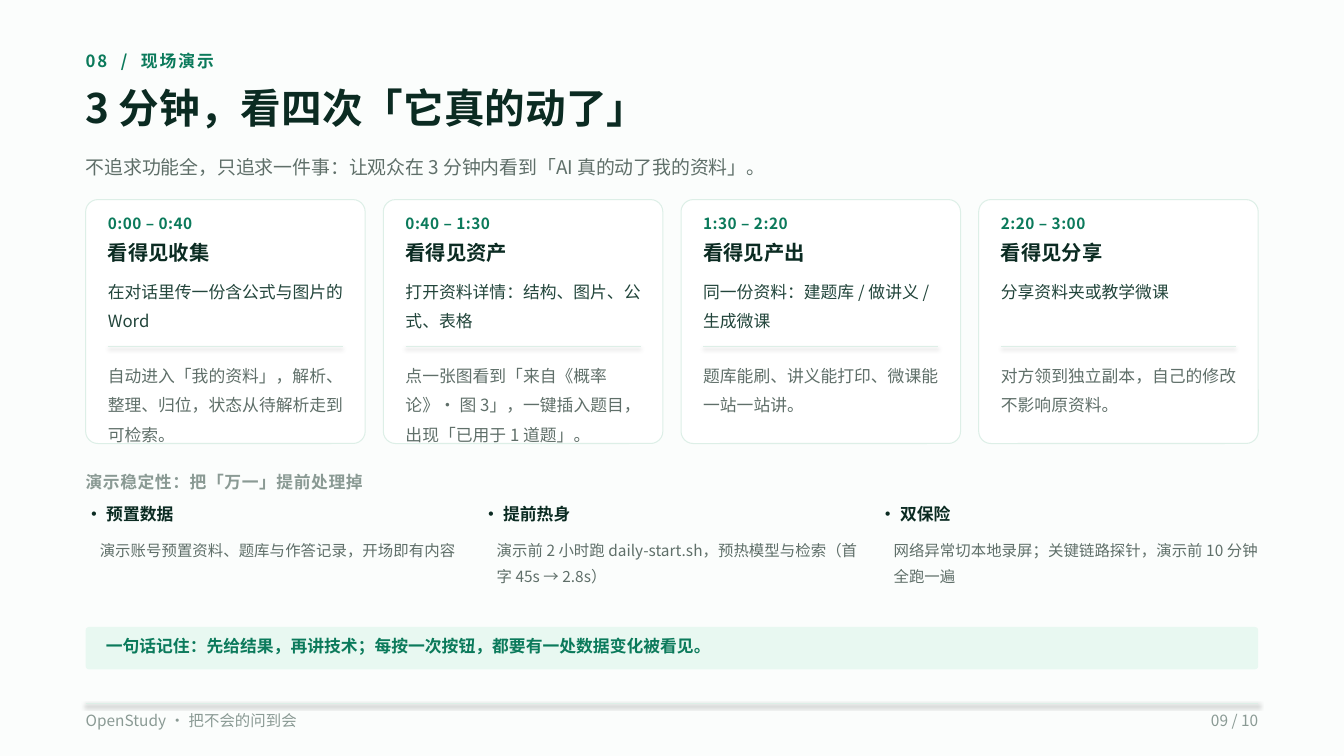
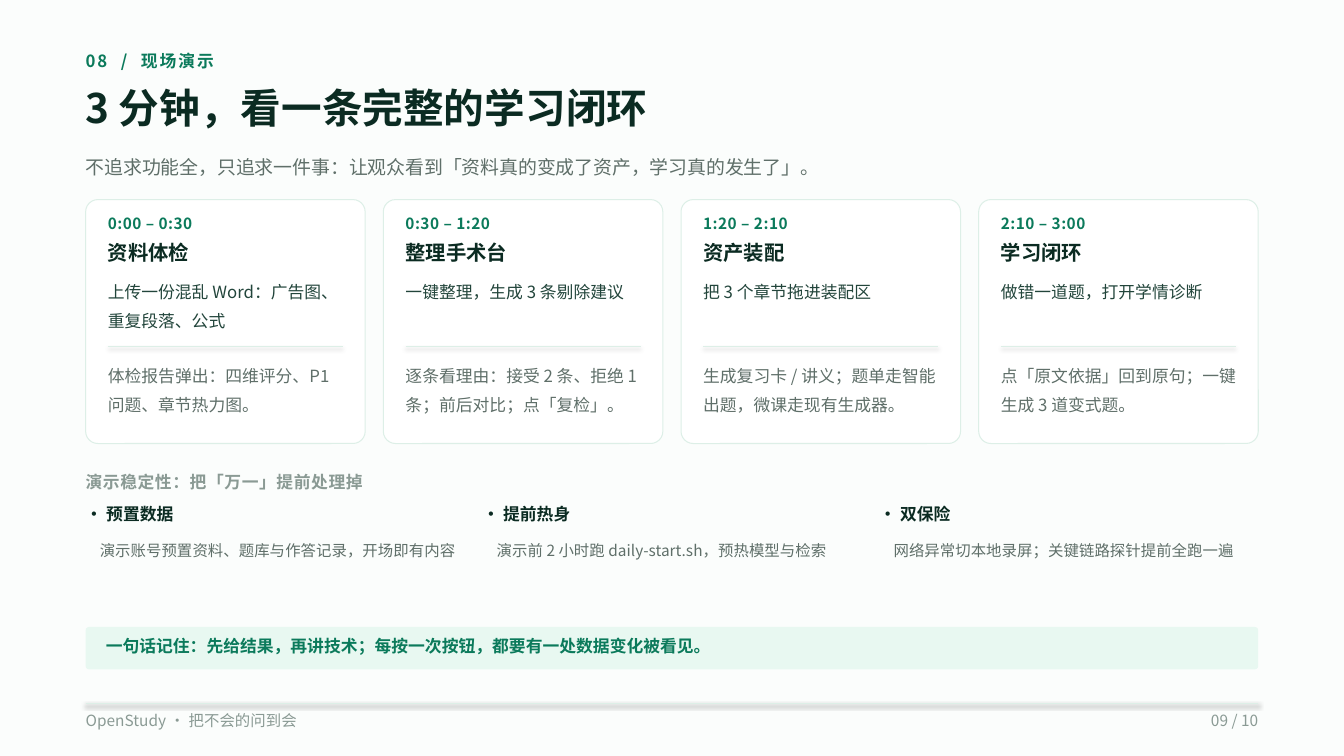
Before and after one commit to wufeng1234567/openstudy-fastapi-ts, a slide deck: slide 9 of doc/competition/OpenStudy-10页-V3-码道版.pptx. Drawn at 1344x756 pixels with LibreOffice and Linux fonts; fonts in the diff are those of the drawing. Boxes give left, top, right and bottom in pixels: in the first picture for what was removed or moved away, otherwise in the second. Text is boxed around its words. In the diff, an @@ line names an element or a change of style, - is before the commit and + after.

Commit message:
feat: 学习材料诊疗室：体检、整理手术台、资产装配与原文依据

```diff
--- a/doc/competition/OpenStudy-10页-V3-码道版.pptx
+++ b/doc/competition/OpenStudy-10页-V3-码道版.pptx
@@ text at (86,88,647,129): text changed @@
-3 分钟，看四次「它真的动了」
+3 分钟，看一条完整的学习闭环
@@ text at (86,158,820,176): text changed @@
-不追求功能全，只追求一件事：让观众在 3 分钟内看到「AI 真的动了我的资料」。
+不追求功能全，只追求一件事：让观众看到「资料真的变成了资产，学习真的发生了」。
@@ text at (108,217,193,229): text changed @@
-0:00 – 0:40
+0:00 – 0:30
@@ text at (405,217,490,229): text changed @@
-0:40 – 1:30
+0:30 – 1:20
@@ text at (703,217,788,229): text changed @@
-1:30 – 2:20
+1:20 – 2:10
@@ text at (1001,217,1086,229): text changed @@
-2:20 – 3:00
+2:10 – 3:00
@@ text at (108,242,189,262): text changed @@
-看得见收集
+资料体检
@@ text at (405,242,507,262): text changed @@
-看得见资产
+整理手术台
@@ text at (703,242,784,262): text changed @@
-看得见产出
+资产装配
@@ text at (1001,242,1082,262): text changed @@
-看得见分享
+学习闭环
@@ text at (108,284,338,329): text changed @@
-在对话里传一份含公式与图片的 Word
+上传一份混乱 Word：广告图、重复段落、公式
@@ text at (405,284,624,300): text changed @@
-打开资料详情：结构、图片、公式、表格
+一键整理，生成 3 条剔除建议
@@ text at (703,283,871,300): text changed @@
-同一份资料：建题库 / 做讲义 / 生成微课
+把 3 个章节拖进装配区
@@ text at (1001,284,1203,300): text changed @@
-分享资料夹或教学微课
+做错一道题，打开学情诊断
@@ text at (108,368,330,413): text changed @@
-自动进入「我的资料」，解析、整理、归位，状态从待解析走到可检索。
+体检报告弹出：四维评分、P1 问题、章节热力图。
@@ text at (405,368,637,414): text changed @@
-点一张图看到「来自《概率论》· 图 3」，一键插入题目，出现「已用于 1 道题」。
+逐条看理由：接受 2 条、拒绝 1 条；前后对比；点「复检」。
@@ text at (703,368,935,413): text changed @@
-题库能刷、讲义能打印、微课能一站一站讲。
+生成复习卡 / 讲义；题单走智能出题，微课走现有生成器。
@@ text at (1001,368,1236,413): text changed @@
-对方领到独立副本，自己的修改不影响原资料。
+点「原文依据」回到原句；一键生成 3 道变式题。
@@ text at (497,543,826,560): text changed @@
-演示前 2 小时跑 daily-start.sh，预热模型与检索（首字 45s → 2.8s）
+演示前 2 小时跑 daily-start.sh，预热模型与检索
@@ text at (894,543,1234,558): text changed @@
-网络异常切本地录屏；关键链路探针，演示前 10 分钟全跑一遍
+网络异常切本地录屏；关键链路探针提前全跑一遍
```
Also in this commit, not shown: 5 other slides changed, 3 slides added, 3 slides removed, 28 other files.
